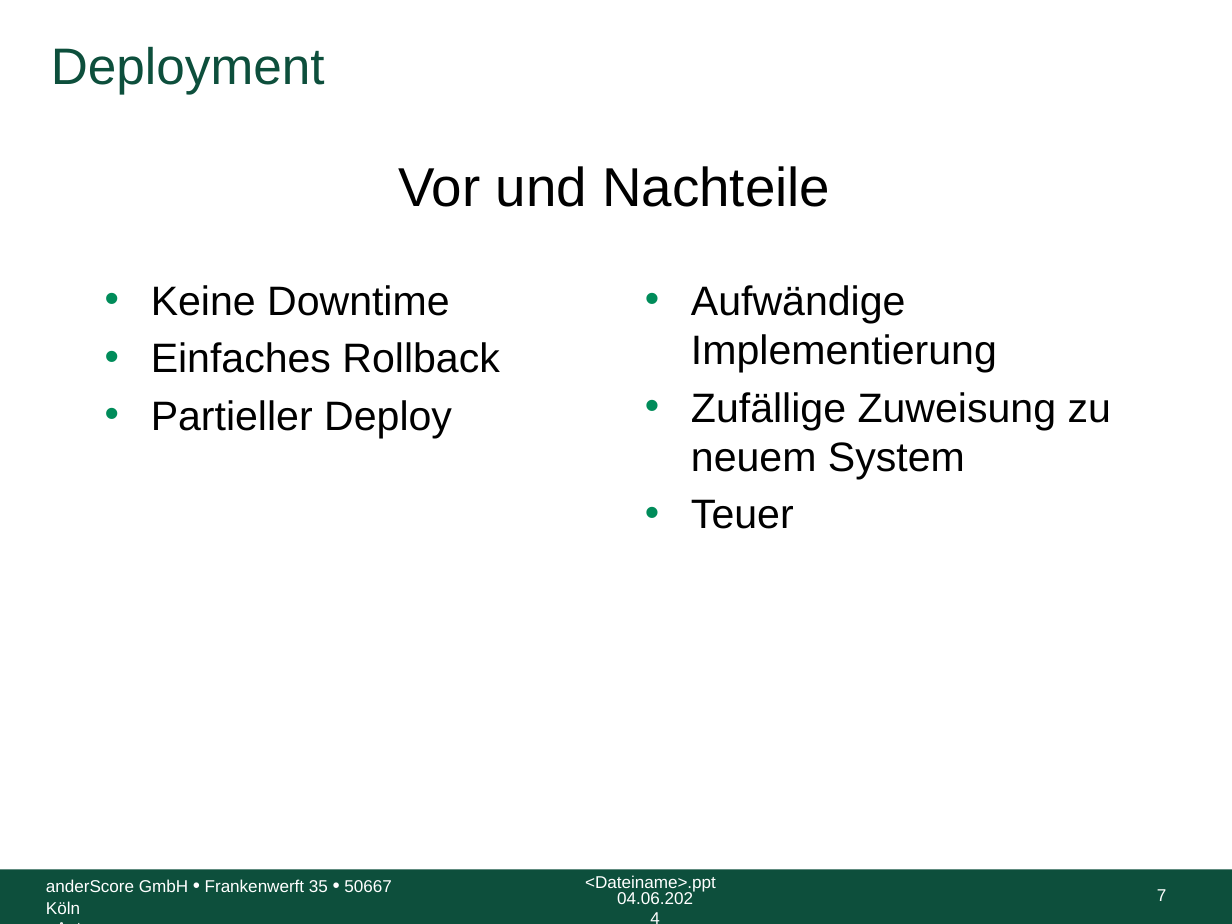
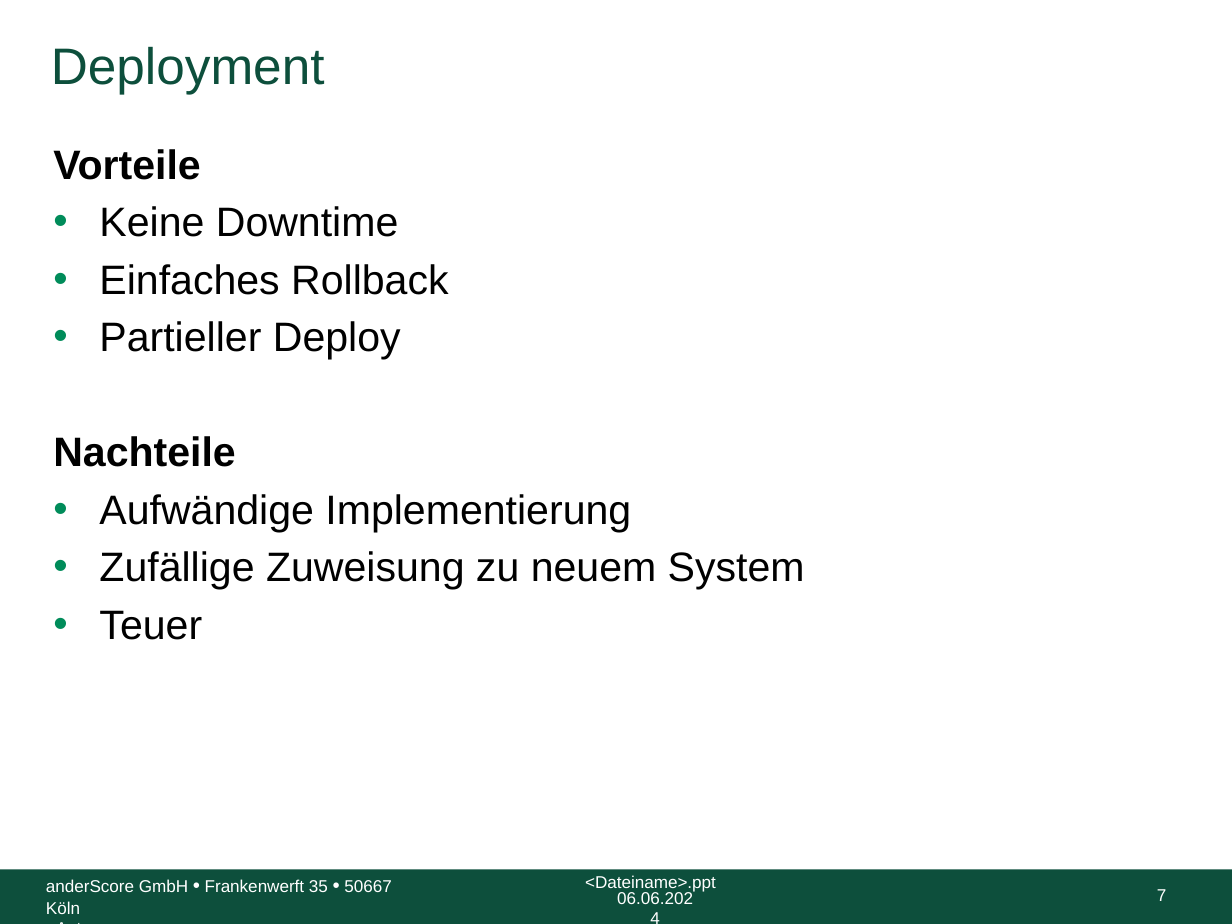
Before and after one commit to anderscore-gmbh/gitlab, a slide deck: slide 7 of slides/Tag-3_4-Deployment-Strategien.pptx. Drawn at 1232x924 pixels with LibreOffice and Linux fonts; fonts in the diff are those of the drawing; background and template pictures are left out. Boxes give left, top, right and bottom in pixels: in the first picture for what was removed or moved away, otherwise in the second. Text is boxed around its words. In the diff, an @@ line names an element or a change of style, - is before the commit and + after.

```diff
--- a/slides/Tag-3_4-Deployment-Strategien.pptx
+++ b/slides/Tag-3_4-Deployment-Strategien.pptx
@@ text "Vorteile": place and size @@
-text "Vorteile" at [151, 285, 500, 438]
+text "Vorteile" at [53, 149, 805, 640]
@@ text at [53, 149, 201, 180]: paragraph added @@
+Vorteile
@@ text removed at [398, 166, 830, 207] @@
-Vor und Nachteile
@@ text removed at [691, 285, 1111, 529] @@
-• Aufwändige Implementierung
-• Zufällige Zuweisung zu neuem System
-• Teuer
@@ text at [53, 436, 805, 640]: paragraphs added @@
+Nachteile
+• Aufwändige Implementierung
+• Zufällige Zuweisung zu neuem System
+• Teuer
@@ text at [617, 892, 693, 904]: text changed @@
-04.06.2024
+06.06.2024
```
Also in this commit, not shown: 10 other slides changed, 3 other files.
